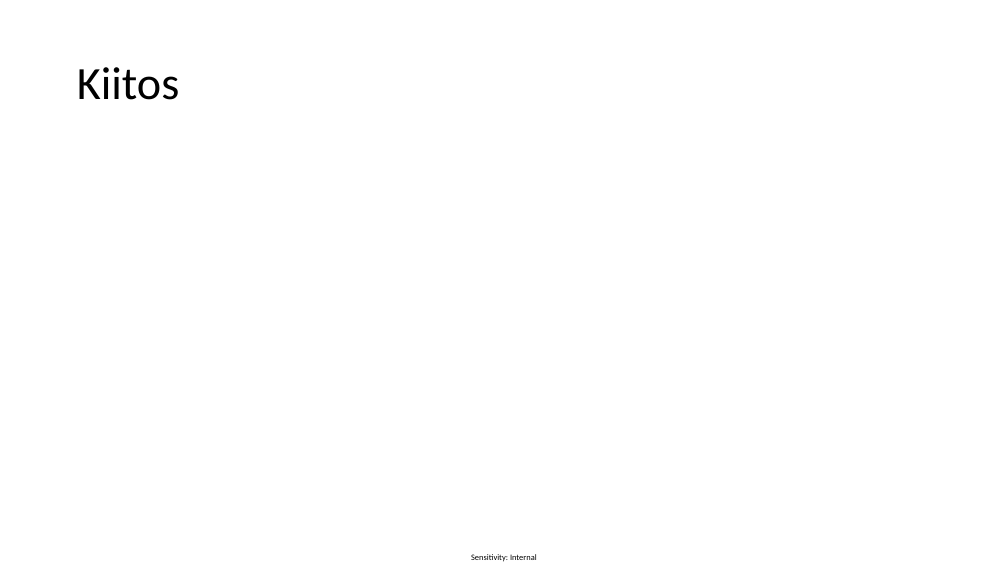
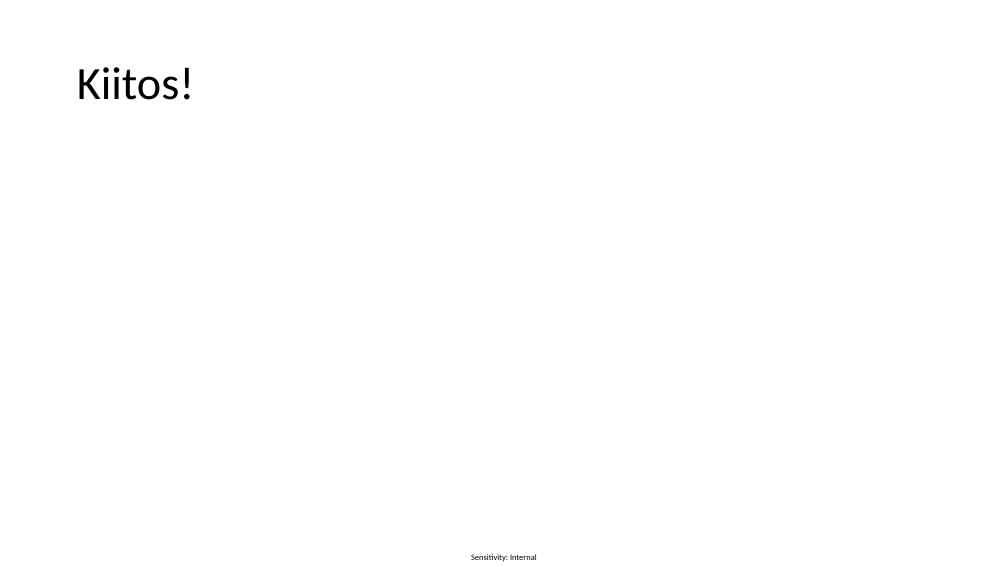
Before and after one commit to vidnyte/pfk2024, a slide deck: slide 16 of PFK2024.pptx (slide 13 before the commit). Drawn at 1008x567 pixels with LibreOffice and Linux fonts; fonts in the diff are those of the drawing. Boxes give left, top, right and bottom in pixels: in the first picture for what was removed or moved away, otherwise in the second. Text is boxed around its words. In the diff, an @@ line names an element or a change of style, - is before the commit and + after.

```diff
--- a/PFK2024.pptx
+++ b/PFK2024.pptx
@@ title at box(77, 67, 195, 100): text changed @@
-Kiitos
+Kiitos!
```
Also in this commit, not shown: 1 other slide changed, 4 slides added, 1 slide removed, 1 other file.
